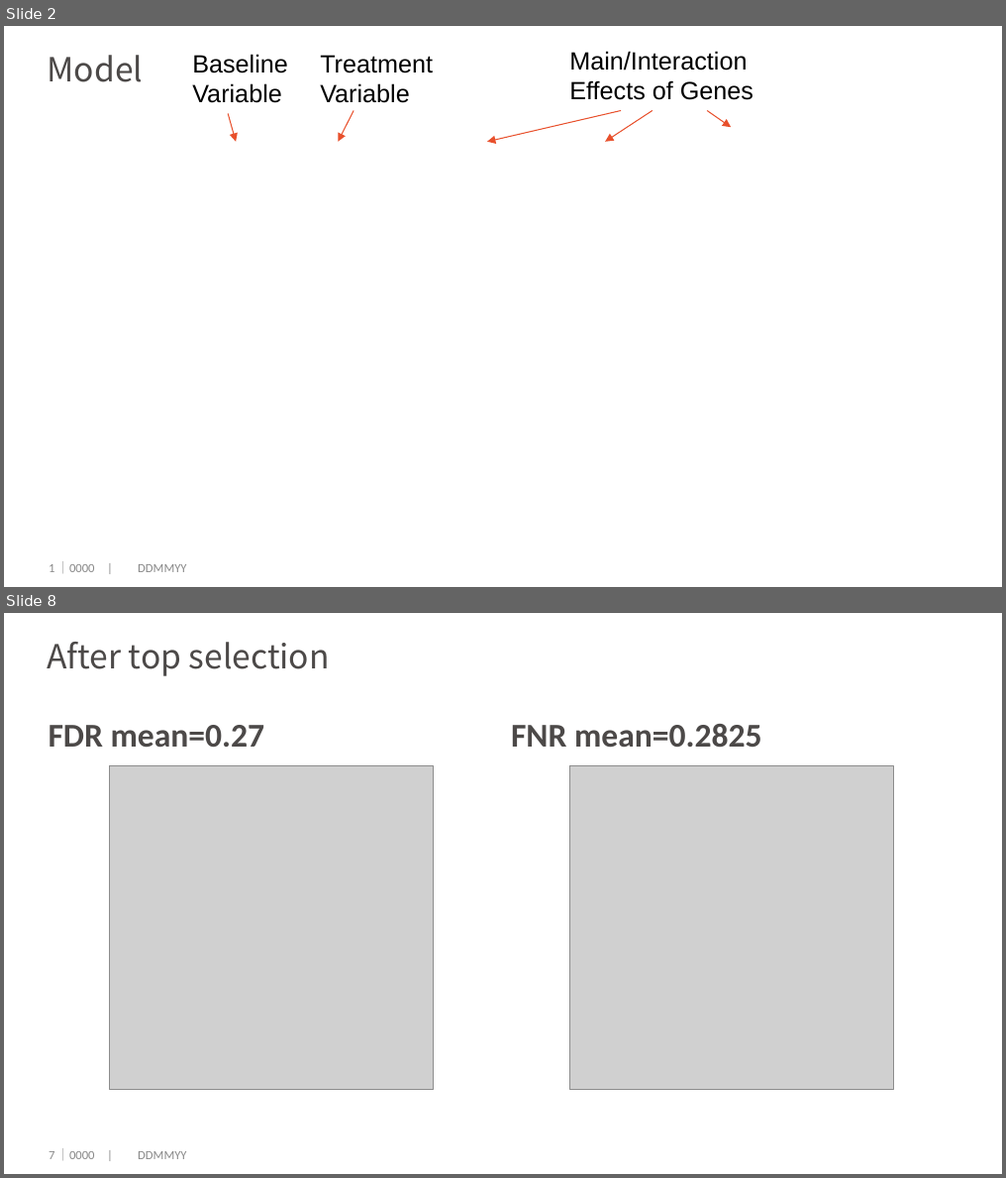
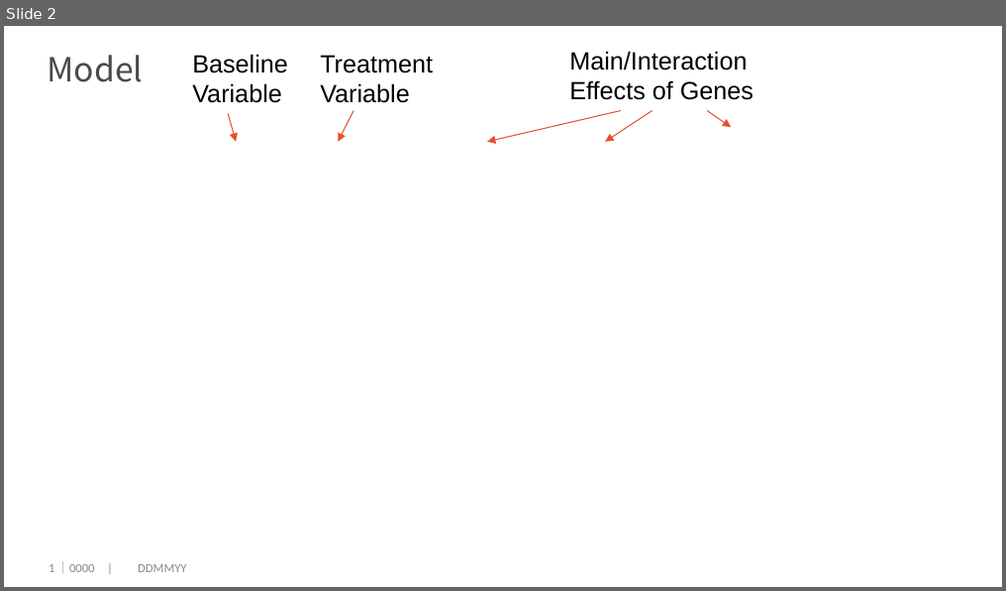
Before and after one commit to dengwx11/GroupLasso, a slide deck: manu & slides/717simulation.pptx. Shown one above the other, each under a label of ours: slides 2 and 8 before the commit, slide 2 after it; the slides between them are not shown. The pictures are 1006x1178 and 1006x591 pixels, drawn with LibreOffice and Linux fonts; fonts in the diff are those of the drawing; grey boxes stand for pictures; background and template pictures are left out. Boxes give left, top, right and bottom in pixels: in the first picture for what was removed or moved away, otherwise in the second. Text is boxed around its words. In the diff, an @@ line names an element or a change of style, - is before the commit and + after.

```diff
--- a/manu & slides/717simulation.pptx
+++ b/manu & slides/717simulation.pptx
@@ slide 8 removed at bbox=[4, 613, 1002, 1174], background #FFFFFF @@
@@ title removed at bbox=[48, 642, 330, 676] @@
-After top selection
@@ text removed at bbox=[49, 725, 265, 748] @@
-FDR mean=0.27
@@ text removed at bbox=[511, 724, 762, 748] @@
-FNR mean=0.2825
@@ picture removed at bbox=[110, 765, 433, 1089] @@
@@ picture removed at bbox=[570, 765, 893, 1089] @@
@@ page number removed at bbox=[49, 1152, 54, 1159] @@
-7
@@ text removed at bbox=[56, 1149, 186, 1160] @@
-｜0000 | DDMMYY
```
Also in this commit, not shown: 5 slides changed, 10 slides added, 2 other slides removed, 1 other file.
